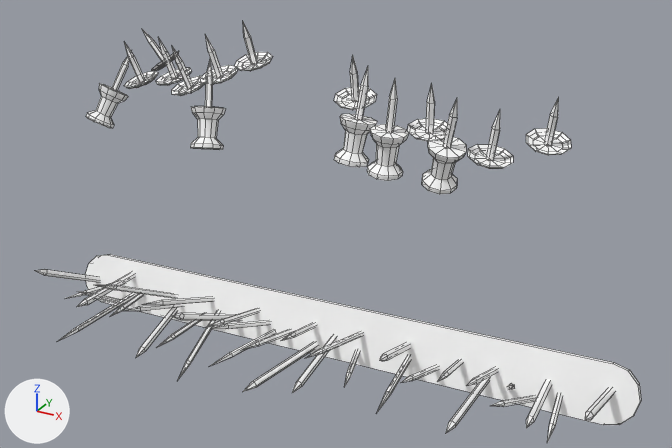
The FBX model Assets/Art/Models/RC_Car/Bumper/Bumper_UPG3_Model.fbx as it was, and as the next commit left it.
Both versions are drawn from a 50 mm camera at (2.28, -7.0, 3.02) aimed at (0.13, -3.09, 1.06). Lighting does not change. The marker at lower left points along +X, +Y and +Z. Mesh edges are drawn as thin lines.

Objects in the first picture: 'Bumper_UPG3_Model'.
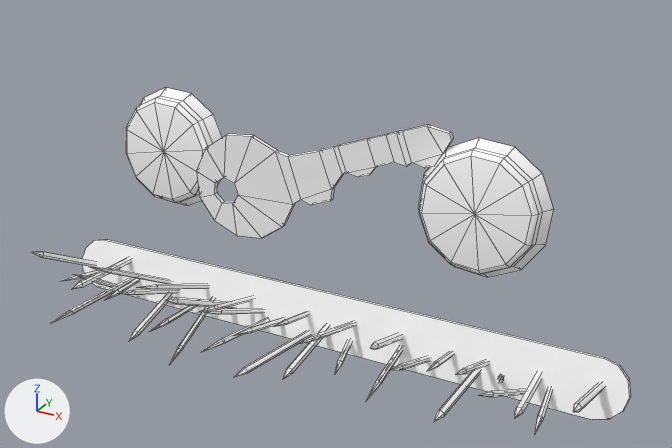
ob_bumper is not drawn itself; it is the parent of ob_bumper_upg3_model.

Pixel boxes (x1, y1, x2, y2) of what changed, in the pictures (672 x 448 px; the box of a moved part takes in the faces that stretch with it):
'Bumper_UPG3_Model', reshaped, turned, moved: before (36, 22, 642, 443); after (31, 88, 631, 434)
part 1 of me_mesh, moved or reshaped: before (507, 383, 515, 390); after (497, 374, 504, 383)
part 2 of me_mesh, moved or reshaped: before (65, 283, 112, 299); after (62, 267, 108, 281)
part 3 of me_mesh, moved or reshaped: before (178, 311, 220, 380); after (169, 297, 215, 365)
part 4 of me_mesh, moved or reshaped: before (85, 254, 642, 425); after (82, 239, 631, 420)
part 5 of me_mesh, moved or reshaped: before (77, 272, 135, 307); after (72, 257, 132, 289)
part 6 of me_mesh, moved or reshaped: before (526, 379, 551, 428); after (514, 372, 542, 419)
part 7 of me_mesh, moved or reshaped: before (211, 330, 275, 366); after (203, 318, 268, 351)
part 8 of me_mesh, moved or reshaped: before (97, 285, 176, 298); after (91, 267, 171, 284)
part 9 of me_mesh, moved or reshaped: before (437, 359, 463, 382); after (428, 350, 455, 371)
part 10 of me_mesh, moved or reshaped: before (110, 293, 144, 317); after (105, 278, 140, 300)
part 11 of me_mesh, moved or reshaped: before (377, 356, 411, 412); after (367, 347, 403, 400)
part 12 of me_mesh, moved or reshaped: before (213, 320, 270, 329); after (205, 308, 264, 314)
part 13 of me_mesh, moved or reshaped: before (446, 377, 490, 433); after (433, 369, 480, 423)
part 14 of me_mesh, moved or reshaped: before (490, 395, 537, 407); after (479, 388, 526, 397)
part 15 of me_mesh, moved or reshaped: before (282, 322, 317, 340); after (274, 311, 310, 327)
part 16 of me_mesh, moved or reshaped: before (78, 291, 122, 303); after (74, 274, 117, 287)
part 17 of me_mesh, moved or reshaped: before (58, 293, 134, 341); after (52, 279, 130, 323)
part 18 of me_mesh, moved or reshaped: before (585, 388, 615, 420); after (573, 383, 605, 412)
part 19 of me_mesh, moved or reshaped: before (36, 269, 100, 283); after (31, 251, 97, 267)
part 20 of me_mesh, moved or reshaped: before (467, 367, 498, 386); after (456, 359, 489, 375)
part 21 of me_mesh, moved or reshaped: before (344, 350, 360, 387); after (335, 340, 352, 374)
part 22 of me_mesh, moved or reshaped: before (206, 308, 258, 327); after (199, 296, 253, 312)
part 23 of me_mesh, moved or reshaped: before (241, 329, 291, 350); after (233, 318, 284, 336)
part 24 of me_mesh, moved or reshaped: before (547, 394, 563, 443); after (535, 388, 553, 434)

The change, as a list of edits to the scene's bpy script:
```text
Change me_mesh:
    remove me_mesh.from_pydata(...)  # 1466 vertices, 1586 faces; spans x -171.0..171.0, y 29.0..210.0, z 243.0..372.0
    add me_mesh.from_pydata(...)  # 759 vertices, 798 faces; spans x -171.0..171.0, y -69.0..69.0, z -37.0..37.0
    me_mesh part 1: the loose piece of 11 vertices spanning x 107.0..124.0, y 41.0..77.0, z 311.0..360.0 is moved by (0.0, -98.0, -335.0)
    me_mesh part 2: the loose piece of 11 vertices spanning x -147.0..-138.0, y 44.0..53.0, z 307.0..353.0 is moved by (0.0, -98.0, -335.0)
    me_mesh part 3: the loose piece of 11 vertices spanning x -70.0..-56.0, y 33.0..44.0, z 310.0..370.0 is moved by (0.0, -98.0, -335.0)
    me_mesh part 4: the loose piece of 28 vertices spanning x -171.0..171.0, y 29.0..66.0, z 301.0..317.0 is moved by (0.0, -98.0, -335.0)
    me_mesh part 5: the loose piece of 11 vertices spanning x -136.0..-125.0, y 49.0..59.0, z 305.0..365.0 is moved by (0.0, -98.0, -335.0)
    me_mesh part 6: the loose piece of 11 vertices spanning x 124.0..132.0, y 47.0..57.0, z 300.0..360.0 is moved by (0.0, -98.0, -335.0)
    me_mesh part 7: the loose piece of 11 vertices spanning x -45.0..-28.0, y 36.0..41.0, z 312.0..356.0 is moved by (0.0, -98.0, -335.0)
    me_mesh part 8: the loose piece of 11 vertices spanning x -114.0..-99.0, y 43.0..74.0, z 308.0..361.0 is moved by (0.0, -98.0, -335.0)
    me_mesh part 9: the loose piece of 11 vertices spanning x 80.0..85.0, y 47.0..62.0, z 307.0..352.0 is moved by (0.0, -98.0, -335.0)
    me_mesh part 10: the loose piece of 11 vertices spanning x -126.0..-114.0, y 40.0..49.0, z 308.0..352.0 is moved by (0.0, -98.0, -335.0)
    me_mesh part 11: the loose piece of 11 vertices spanning x 52.0..56.0, y 38.0..46.0, z 311.0..357.0 is moved by (0.0, -98.0, -335.0)
    me_mesh part 12: the loose piece of 11 vertices spanning x -36.0..-32.0, y 42.0..69.0, z 310.0..366.0 is moved by (0.0, -98.0, -335.0)
    me_mesh part 13: the loose piece of 11 vertices spanning x 94.0..98.0, y 42.0..49.0, z 307.0..368.0 is moved by (0.0, -98.0, -335.0)
    me_mesh part 14: the loose piece of 11 vertices spanning x 116.0..123.0, y 40.0..69.0, z 313.0..368.0 is moved by (0.0, -98.0, -335.0)
    me_mesh part 15: the loose piece of 11 vertices spanning x -6.0..-1.0, y 47.0..62.0, z 306.0..351.0 is moved by (0.0, -98.0, -335.0)
    me_mesh part 16: the loose piece of 11 vertices spanning x -141.0..-137.0, y 31.0..58.0, z 311.0..349.0 is moved by (0.0, -98.0, -335.0)
    me_mesh part 17: the loose piece of 11 vertices spanning x -138.0..-130.0, y 36.0..40.0, z 311.0..372.0 is moved by (0.0, -98.0, -335.0)
    me_mesh part 18: the loose piece of 11 vertices spanning x 155.0..159.0, y 50.0..71.0, z 304.0..363.0 is moved by (0.0, -98.0, -335.0)
    me_mesh part 19: the loose piece of 11 vertices spanning x -165.0..-158.0, y 37.0..69.0, z 303.0..356.0 is moved by (0.0, -98.0, -335.0)
    me_mesh part 20: the loose piece of 11 vertices spanning x 99.0..105.0, y 48.0..75.0, z 310.0..366.0 is moved by (0.0, -98.0, -335.0)
    me_mesh part 21: the loose piece of 11 vertices spanning x 22.0..37.0, y 39.0..48.0, z 312.0..355.0 is moved by (0.0, -98.0, -335.0)
    me_mesh part 22: the loose piece of 11 vertices spanning x -48.0..-41.0, y 47.0..59.0, z 308.0..353.0 is moved by (0.0, -98.0, -335.0)
    me_mesh part 23: the loose piece of 11 vertices spanning x -24.0..-18.0, y 40.0..53.0, z 311.0..355.0 is moved by (0.0, -98.0, -335.0)
    me_mesh part 24: the loose piece of 11 vertices spanning x 133.0..140.0, y 44.0..50.0, z 312.0..358.0 is moved by (0.0, -98.0, -335.0)
    me_mesh part 25: the loose piece of 11 vertices spanning x 68.0..73.0, y 42.0..68.0, z 311.0..368.0 is moved by (0.0, -98.0, -335.0)
    me_mesh part 26: 44 loose pieces with 1084 vertices, spanning x -162.0..127.0, y 33.0..210.0, z 243.0..367.0, are deleted
    me_mesh part 27: 377 vertices added at x -123.0..125.0, y -65.0..69.0, z -35.0..32.0
Change ob_bumper_upg3_model:
    ob_bumper_upg3_model.location: (0.0, 0.0, 0.0) -> (0.158, 98.17, 335.2)
Change ob_bumper:
    ob_bumper.rotation_euler: (1.588, -0.0175, 0.0175) -> (1.571, 0.0, 0.0)  # degrees (91, -1, 1) -> degrees (90, 0, 0)
```
